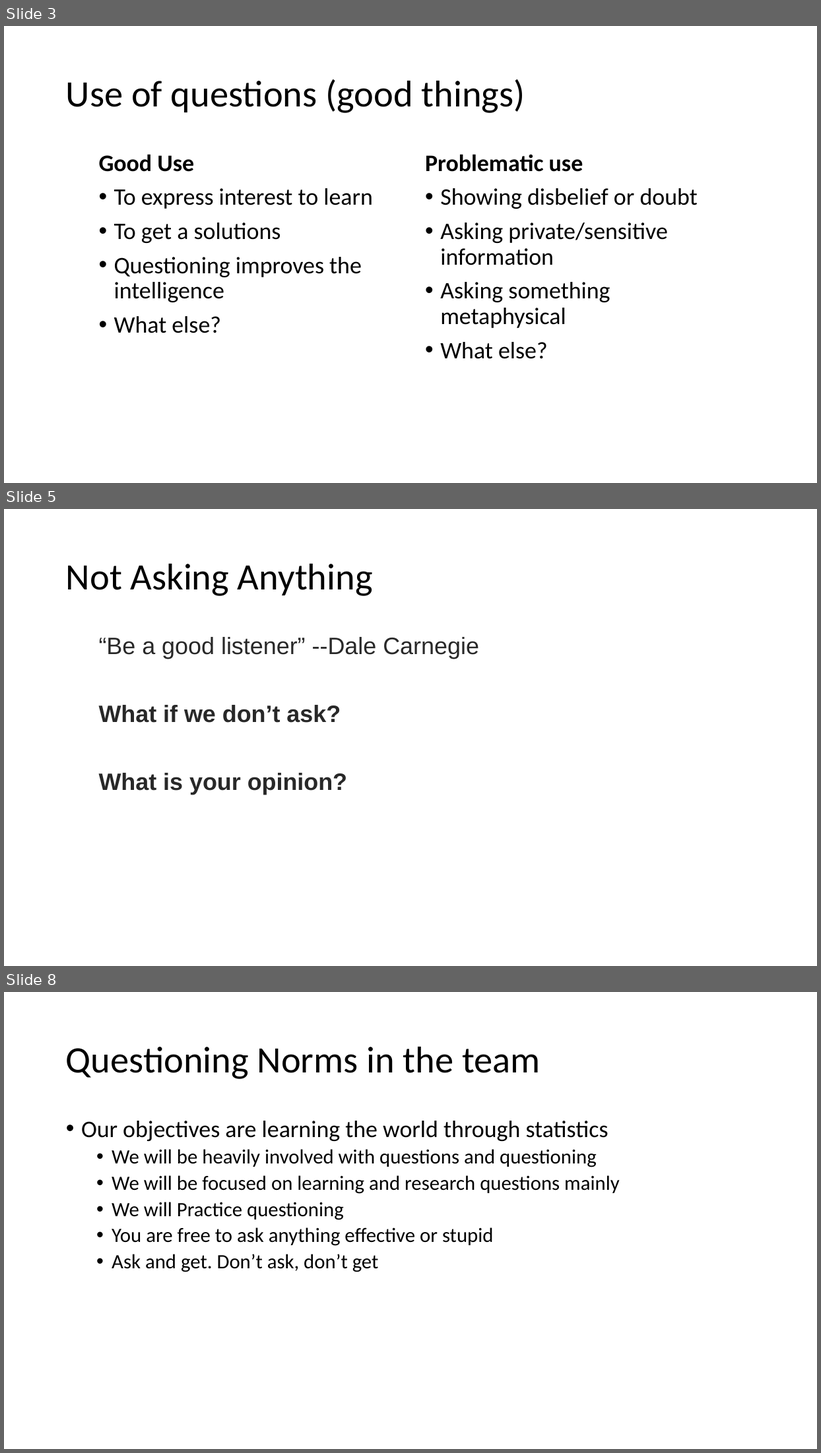
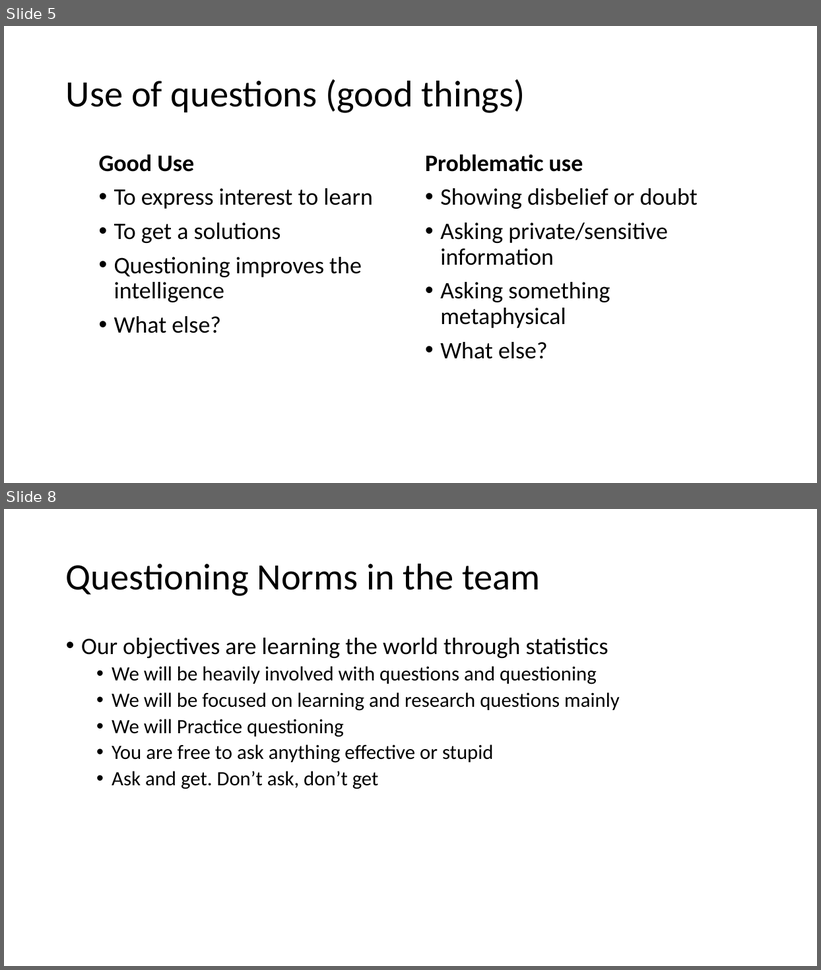
Before and after one commit to yushuf/TeamBeta, a slide deck: Presentation.pptx. Shown one above the other, each under a label of ours: slides 3, 5 and 8 before the commit, slides 5 and 8 after it; the slides between them are not shown. The pictures are 821x1453 and 821x970 pixels, drawn with LibreOffice and Linux fonts; fonts in the diff are those of the drawing. Boxes give left, top, right and bottom in pixels: in the first picture for what was removed or moved away, otherwise in the second. Text is boxed around its words. In the diff, an @@ line names an element or a change of style, - is before the commit and + after.

```diff
--- a/Presentation.pptx
+++ b/Presentation.pptx
@@ slide 5 removed at <box>4,509,817,966</box>, background #FFFFFF @@
@@ title removed at <box>66,563,373,596</box> @@
-Not Asking Anything
@@ text removed at <box>99,637,479,795</box> @@
-“Be a good listener” --Dale Carnegie
-What if we don’t ask?
-What is your opinion?
@@ what was slide 3 is now slide 5 @@
```
Also in this commit, not shown: 5 slides changed, 8 slides added, 3 other slides removed.
